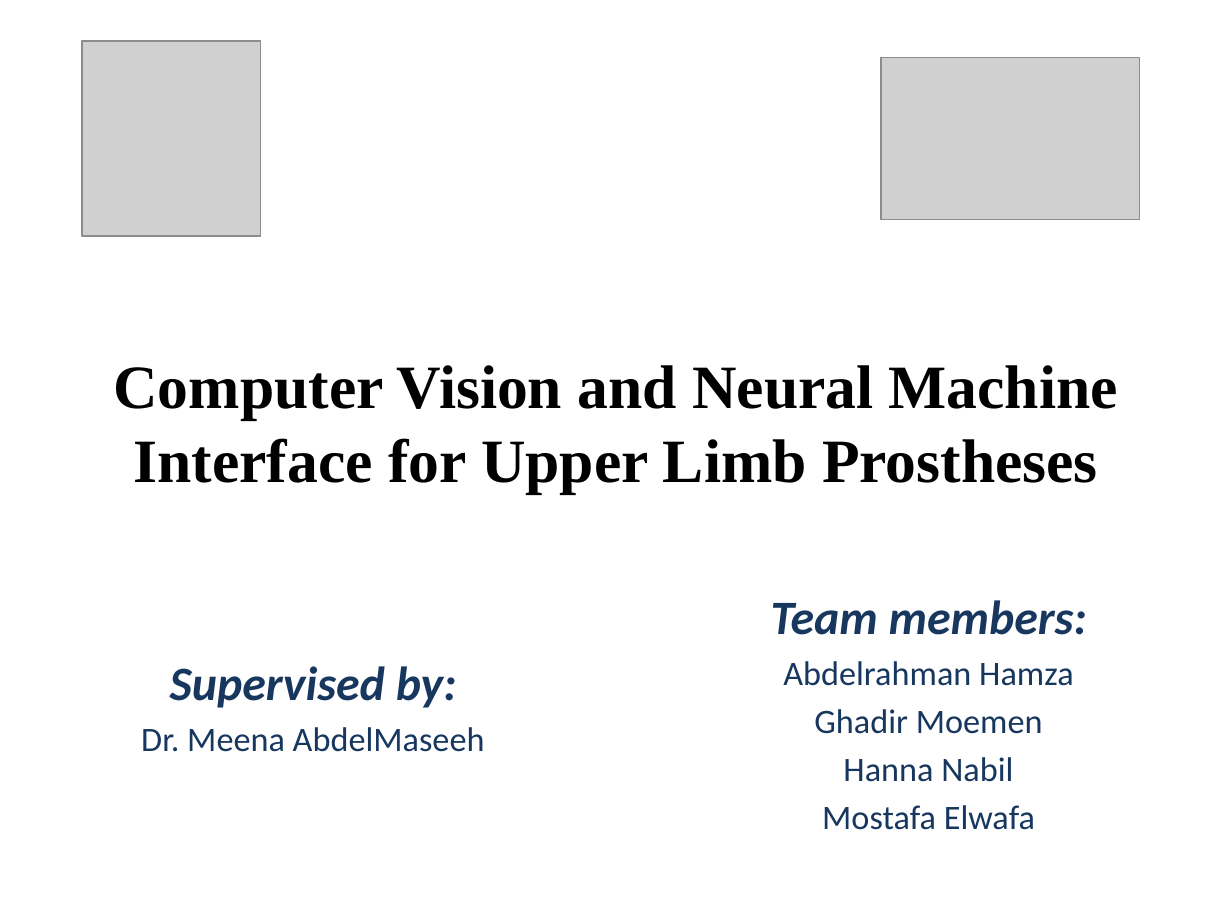
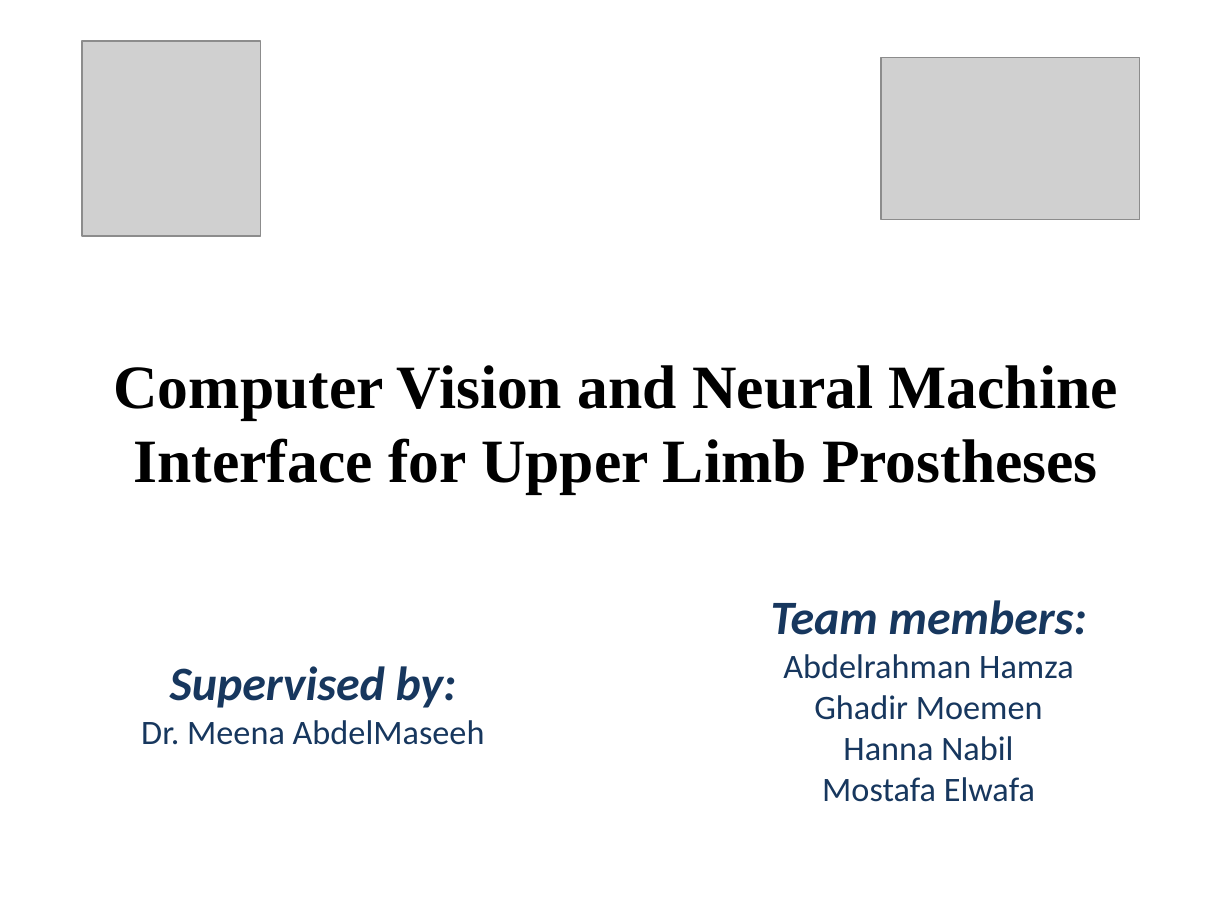
Before and after one commit to hananabilabd/Computer-Vision-and-Neural-Machine-Interface-for-Upper-Limb-Prostheses, a slide deck: slide 1 of GP_presentation.pptx. Drawn at 1232x924 pixels with LibreOffice and Linux fonts; fonts in the diff are those of the drawing; grey boxes stand for pictures. Boxes give left, top, right and bottom in pixels: in the first picture for what was removed or moved away, otherwise in the second. Text is boxed around its words. In the diff, an @@ line names an element or a change of style, - is before the commit and + after.

```diff
--- a/GP_presentation.pptx
+++ b/GP_presentation.pptx
@@ text "Team members:" at (771, 600, 1087, 802): less space between paragraphs @@
@@ text "Supervised by:" at (141, 666, 485, 745): less space between paragraphs @@
```
Also in this commit, not shown: 15 other slides changed, 2 slides added.
